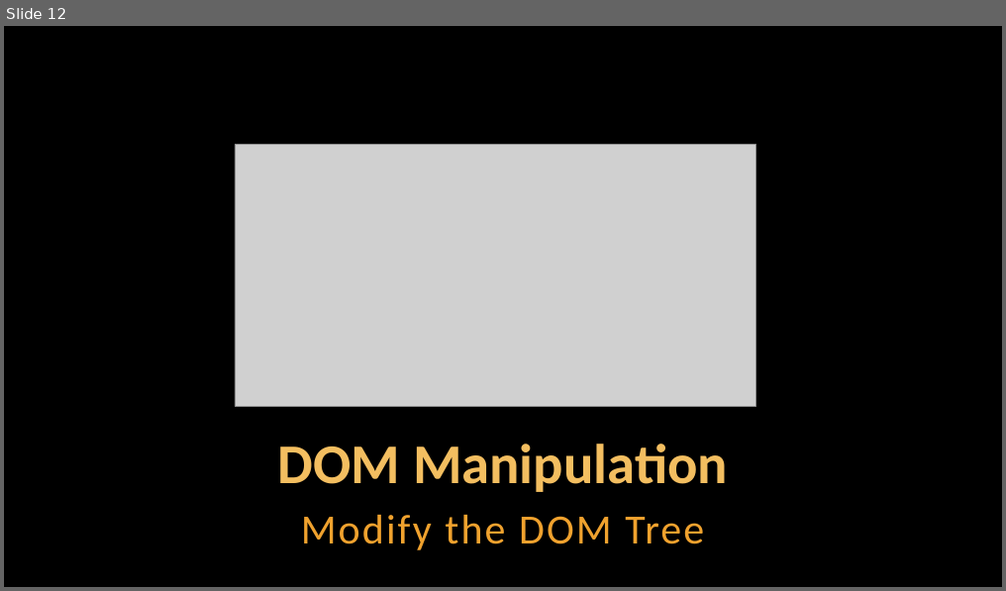
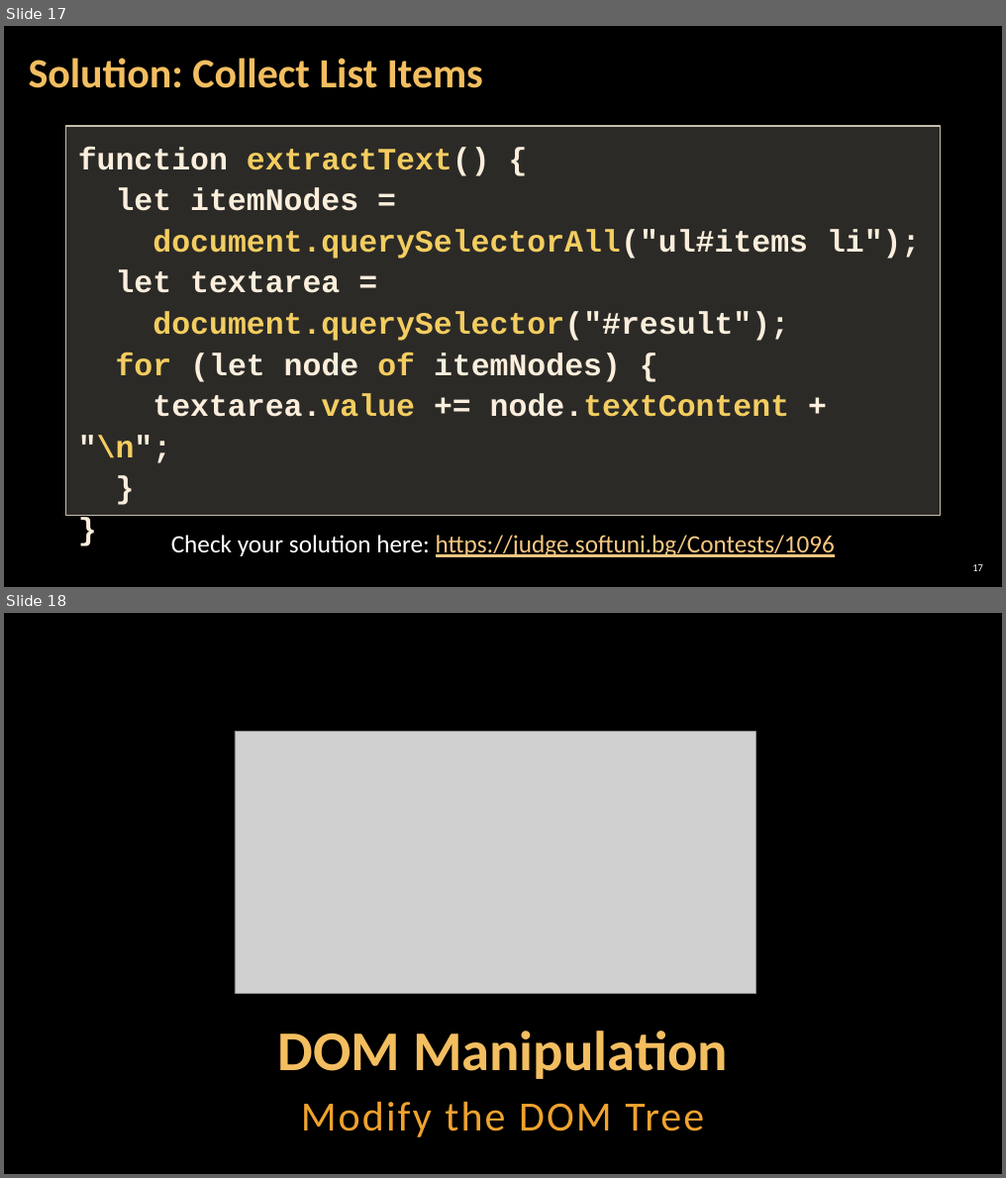
Before and after one commit to antoniaat/Front-End-Development, a slide deck: JavaScript_For_FrontEnd/02. JavaScript-for-Front-End-Introduction-to-DOM-and-Events/02. JavaScript-for-Front-End-Introduction-to-DOM-and-Events.pptx. Shown one above the other, each under a label of ours: slide 12 before the commit, slides 17 and 18 after it. The pictures are 1006x591 and 1006x1178 pixels, drawn with LibreOffice and Linux fonts; fonts in the diff are those of the drawing; grey boxes stand for pictures; background and template pictures are left out. Boxes give left, top, right and bottom in pixels: in the first picture for what was removed or moved away, otherwise in the second. Text is boxed around its words. In the diff, an @@ line names an element or a change of style, - is before the commit and + after.

```diff
--- a/JavaScript_For_FrontEnd/02. JavaScript-for-Front-End-Introduction-to-DOM-and-Events/02. JavaScript-for-Front-End-Introduction-to-DOM-and-Events.pptx
+++ b/JavaScript_For_FrontEnd/02. JavaScript-for-Front-End-Introduction-to-DOM-and-Events/02. JavaScript-for-Front-End-Introduction-to-DOM-and-Events.pptx
@@ slide 17 added at (4, 26, 1002, 587), background picture (left out) @@
@@ title added at (29, 58, 483, 88), 40 pt, text #F3BE60, bold @@
+Solution: Collect List Items
@@ rectangle added at (66, 126, 940, 516), fill #D9D5C7 at 20% opacity, outline #C7BFAC 1 pt, 30 pt, text #FBEEDC, bold @@
+  function extractText() {
+  let itemNodes =
+  document.querySelectorAll("ul#items li");
+  let textarea =
+  document.querySelector("#result");
+  for (let node of itemNodes) {
+  textarea.value += node.textContent + "\n";
+  }
+  }
@@ text added at (171, 535, 835, 558), 24 pt, text #F6C781, underline @@
+Check your solution here: https://judge.softuni.bg/Contests/1096
@@ page number added at (972, 565, 983, 571), 10 pt, text #FFFFFF @@
+17
@@ what was slide 12 is now slide 18 @@
```
Also in this commit, not shown: 6 slides changed, 5 other slides added, 2 slides removed.
